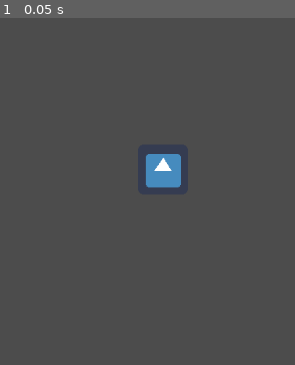
Above: before the commit, frame 1.
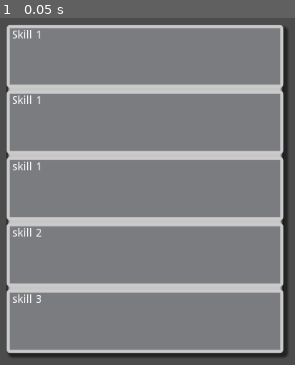
Above: after the commit, the same moment.

Repository: Clovisindo/CV-Please
Game: Godot game, scene res://Curriculum.tscn
Same seed, same stepped clock (60 frames per second), same inputs: the game is played once before the commit and once after it. Before the commit the project starts from res://Main.tscn. The engine's default icon, where the game draws it, is replaced by a stand-in: a white triangle on a blue panel in a dark square.
Inputs:
- Up to frame 1 (0.05 s): no input

The runs differ from the first frame. In frame 1, 91% of the frame differs, in the area x 2-98%, y 2-98%.

Commit message:
Panel dinamico y instancia por codigo de lineas
El control VBoxContainer adapta dinamicamente el tamaño segun los objetos que entran( aunque esta no es la configuracion que queremos, será parecida).
Creada clase para SkillPanel, al querer instanciar las lineas por codigo, tenemos que poner un script para crear el signal cuando se instancian.
Tambien se ha incluido un metodo en Curriculum.gd para instanciar los paneles con los datos leidos, de momento se meten a machete en codigo

Diff:
--- a/Curriculum.gd
+++ b/Curriculum.gd
@@ -1,10 +1,21 @@
 extends Control
+
+export(PackedScene) var skill_Scene
 
 var MouseOver = false
 var eventFired = false
+var skill_string_1 = "skill 1 loaded"
+var skill_string_2 = "skill 2 loaded"
 
 func _init():
 	print("Init")
+
+func _ready():
+	var CVPanel = get_node("CVPanel/VBoxContainer")
+	instanceNewSkillLine("skill 1","asnwer 1",CVPanel)
+	instanceNewSkillLine("skill 2","asnwer 2",CVPanel)
+	instanceNewSkillLine("skill 3","asnwer 3",CVPanel)
+
 
 func _on_Panel_gui_input(event):
 	if event is InputEventMouseButton:
@@ -12,6 +23,14 @@
 			print("Answer 1")
 			eventFired = true
 
+func instanceNewSkillLine(skill_name, skill_answer, CVPanel):
+	var skillPanel = skill_Scene.instance()
+	skillPanel.skill_text = skill_name
+	skillPanel.skill_answer = skill_answer
+	skillPanel.get_node("SkillText").text = skillPanel.skill_text
+	CVPanel.add_child(skillPanel)
+
+
 func _on_Panel_mouse_entered():
 	MouseOver = true
 
--- a/Curriculum.tscn
+++ b/Curriculum.tscn
@@ -1,6 +1,7 @@
 [gd_scene load_steps=4 format=2]
 
 [ext_resource path="res://Curriculum.gd" type="Script" id=1]
+[ext_resource path="res://SkillPanel.tscn" type="PackedScene" id=2]
 
 [sub_resource type="StyleBoxFlat" id=1]
 bg_color = Color( 0.781738, 0.775631, 0.775631, 1 )
@@ -18,17 +19,6 @@
 shadow_size = 4
 shadow_offset = Vector2( 4, 4 )
 
-[sub_resource type="StyleBoxFlat" id=2]
-bg_color = Color( 0.482353, 0.490196, 0.505882, 1 )
-border_width_left = 4
-border_width_top = 4
-border_width_right = 4
-border_width_bottom = 4
-corner_radius_top_left = 4
-corner_radius_top_right = 4
-corner_radius_bottom_right = 4
-corner_radius_bottom_left = 4
-
 [node name="Control" type="Control"]
 anchor_left = 0.5
 anchor_top = 0.5
@@ -39,6 +29,7 @@
 margin_right = 175.5
 margin_bottom = 209.5
 script = ExtResource( 1 )
+skill_Scene = ExtResource( 2 )
 
 [node name="CVPanel" type="Panel" parent="."]
 anchor_left = 0.5
@@ -51,24 +42,19 @@
 margin_bottom = 210.0
 custom_styles/panel = SubResource( 1 )
 
-[node name="SkillPanel" type="Panel" parent="CVPanel"]
-anchor_right = 1.0
-margin_bottom = 34.0
-custom_styles/panel = SubResource( 2 )
-
-[node name="SkillText" type="RichTextLabel" parent="CVPanel/SkillPanel"]
+[node name="VBoxContainer" type="VBoxContainer" parent="CVPanel"]
 anchor_right = 1.0
 anchor_bottom = 1.0
-margin_left = 6.0
-margin_top = 3.0
-margin_right = -5.0
-margin_bottom = -4.0
-mouse_filter = 2
-text = "Skill 1"
-__meta__ = {
-"_edit_group_": true
-}
 
-[connection signal="gui_input" from="CVPanel/SkillPanel" to="." method="_on_Panel_gui_input"]
-[connection signal="mouse_entered" from="CVPanel/SkillPanel" to="." method="_on_Panel_mouse_entered"]
-[connection signal="mouse_exited" from="CVPanel/SkillPanel" to="." method="_on_Panel_mouse_exited"]
+[node name="SkillPanel2" parent="CVPanel/VBoxContainer" instance=ExtResource( 2 )]
+anchor_right = 0.0
+anchor_bottom = 0.0
+margin_right = 354.0
+margin_bottom = 208.0
+
+[node name="SkillPanel" parent="CVPanel/VBoxContainer" instance=ExtResource( 2 )]
+anchor_right = 0.0
+anchor_bottom = 0.0
+margin_top = 212.0
+margin_right = 354.0
+margin_bottom = 420.0
--- /dev/null
+++ b/SkillPanel.gd
@@ -0,0 +1,10 @@
+extends Panel
+
+var skill_text
+var skill_answer
+
+func _ready():
+	var control = get_tree().root.get_child(0)
+	self.connect("mouse_entered",control,"_on_Panel_mouse_entered")
+	self.connect("mouse_exited",control,"_on_Panel_mouse_exited")
+	self.connect("gui_input",control,"_on_Panel_gui_input")
--- /dev/null
+++ b/SkillPanel.tscn
@@ -0,0 +1,40 @@
+[gd_scene load_steps=3 format=2]
+
+[ext_resource path="res://SkillPanel.gd" type="Script" id=1]
+
+[sub_resource type="StyleBoxFlat" id=2]
+bg_color = Color( 0.482353, 0.490196, 0.505882, 1 )
+border_width_left = 4
+border_width_top = 4
+border_width_right = 4
+border_width_bottom = 4
+corner_radius_top_left = 4
+corner_radius_top_right = 4
+corner_radius_bottom_right = 4
+corner_radius_bottom_left = 4
+
+[node name="SkillPanel" type="Panel"]
+anchor_right = 0.277344
+anchor_bottom = 0.065
+size_flags_horizontal = 3
+size_flags_vertical = 3
+custom_styles/panel = SubResource( 2 )
+script = ExtResource( 1 )
+__meta__ = {
+"_edit_use_anchors_": true
+}
+
+[node name="SkillText" type="RichTextLabel" parent="."]
+anchor_left = 0.0211268
+anchor_top = 0.0769231
+anchor_right = 0.982394
+anchor_bottom = 0.897436
+rect_clip_content = false
+mouse_filter = 2
+size_flags_horizontal = 3
+size_flags_vertical = 3
+tab_size = 11
+text = "Skill 1"
+__meta__ = {
+"_edit_use_anchors_": true
+}
--- a/project.godot
+++ b/project.godot
@@ -11,7 +11,7 @@
 [application]
 
 config/name="CV-Please!"
-run/main_scene="res://Main.tscn"
+run/main_scene="res://Curriculum.tscn"
 config/icon="res://icon.png"
 
 [gui]
